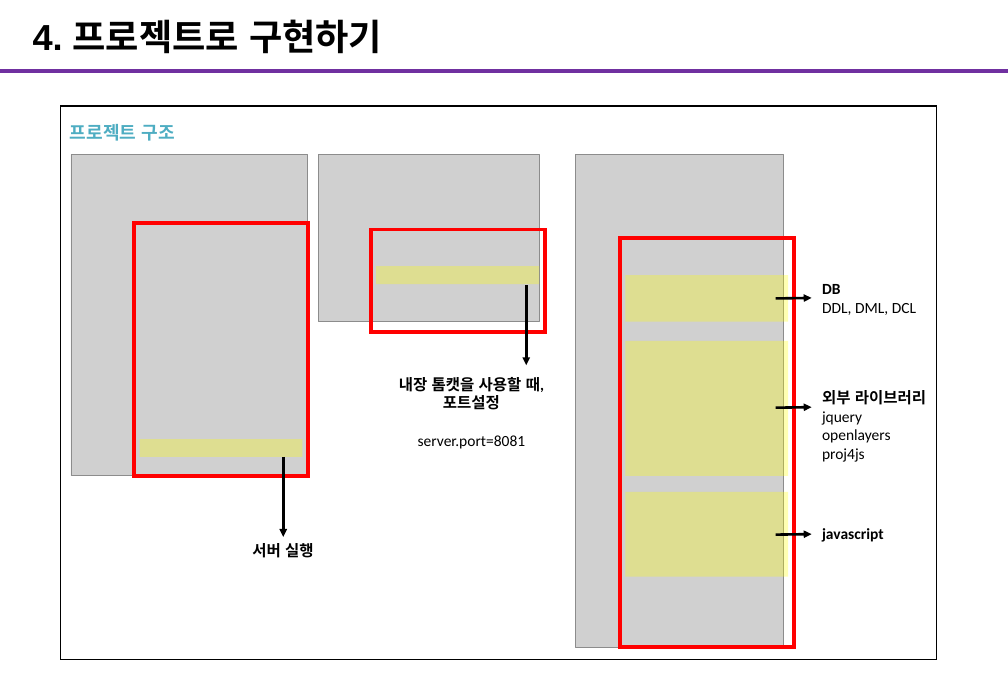
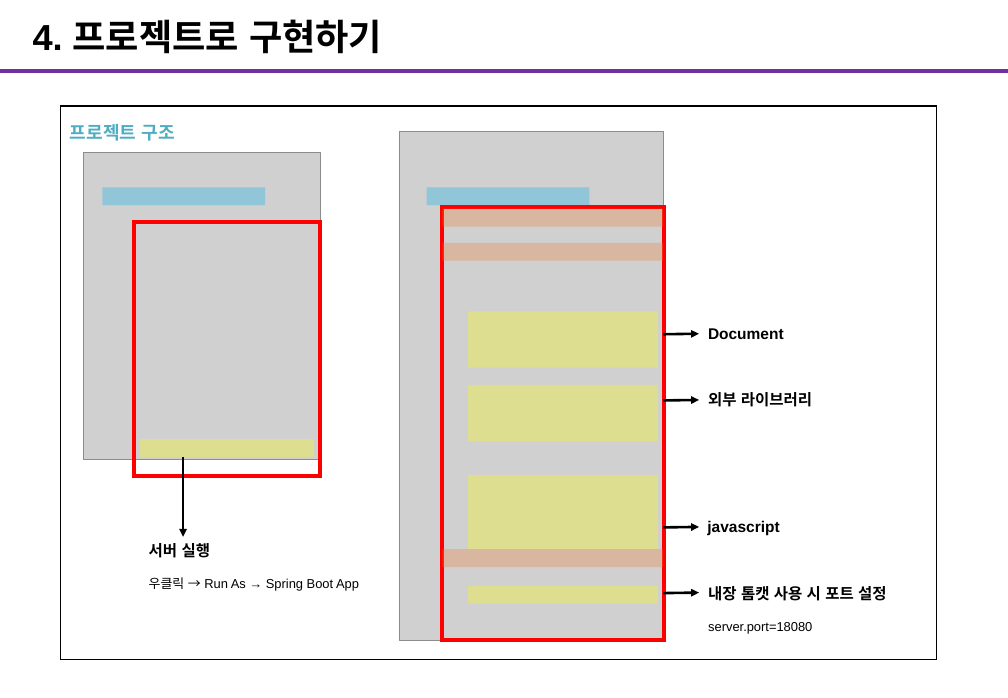
Before and after one commit to Gaia3D/gis-demo, a slide deck: slide 12 of src/main/resources/static/doc/openlayers_20190813.pptx (slide 11 before the commit). Drawn at 1008x698 pixels with LibreOffice and Linux fonts; fonts in the diff are those of the drawing; grey boxes stand for pictures. Boxes give left, top, right and bottom in pixels: in the first picture for what was removed or moved away, otherwise in the second. Text is boxed around its words. In the diff, an @@ line names an element or a change of style, - is before the commit and + after.

```diff
--- a/src/main/resources/static/doc/openlayers_20190813.pptx
+++ b/src/main/resources/static/doc/openlayers_20190813.pptx
@@ picture added at bbox=[399, 132, 664, 640] @@
@@ picture: place and size @@
-picture at bbox=[71, 155, 308, 477]
+picture at bbox=[84, 153, 320, 460]
@@ picture removed at bbox=[318, 155, 539, 322] @@
@@ picture removed at bbox=[576, 155, 784, 648] @@
@@ rectangle added at bbox=[102, 187, 265, 205], fill #00B0F0 at 30% opacity @@
@@ rectangle added at bbox=[426, 187, 589, 205], fill #00B0F0 at 30% opacity @@
@@ rectangle added at bbox=[442, 208, 663, 226], fill #ED7D31 at 30% opacity @@
@@ rectangle: place and size @@
-rectangle at bbox=[620, 238, 794, 648]
+rectangle at bbox=[443, 207, 665, 640]
@@ rectangle: place and size @@
-rectangle at bbox=[134, 223, 308, 476]
+rectangle at bbox=[134, 222, 320, 477]
@@ rectangle removed at bbox=[371, 230, 545, 333] @@
@@ rectangle added at bbox=[442, 243, 663, 261], fill #ED7D31 at 30% opacity @@
@@ arrow removed from (527, 286) to (527, 365) @@
@@ rectangle: place and size @@
-rectangle at bbox=[625, 276, 788, 322]
+rectangle at bbox=[468, 312, 658, 369]
@@ text at bbox=[708, 328, 784, 339]: text changed; font Calibri to Arial; bold on @@
-DB
-DDL, DML, DCL
+Document
@@ arrow moved from (776, 299) - (812, 298) to (664, 334) - (699, 334) @@
@@ rectangle: place and size @@
-rectangle at bbox=[625, 341, 788, 476]
+rectangle at bbox=[468, 385, 658, 441]
@@ text "외부 라이브러리" at bbox=[708, 392, 812, 407]: font Calibri to Arial @@
@@ text "외부 라이브러리": place and size @@
-text "외부 라이브러리" at bbox=[822, 390, 926, 462]
+text "외부 라이브러리" at bbox=[708, 392, 812, 407]
@@ arrow moved from (776, 408) - (812, 408) to (664, 400) - (699, 400) @@
@@ text at bbox=[822, 411, 891, 462]: paragraphs removed @@
-jquery
-openlayers
-proj4js
@@ rectangle: place and size @@
-rectangle at bbox=[140, 439, 302, 457]
+rectangle at bbox=[140, 439, 315, 457]
@@ arrow moved from (283, 457) - (283, 537) to (183, 457) - (183, 537) @@
@@ rectangle: place and size @@
-rectangle at bbox=[625, 492, 788, 577]
+rectangle at bbox=[468, 476, 658, 550]
@@ text "서버 실행": place and size @@
-text "서버 실행" at bbox=[252, 543, 313, 558]
+text "서버 실행" at bbox=[149, 543, 359, 591]
@@ arrow moved from (776, 534) - (812, 534) to (664, 528) - (699, 527) @@
@@ text "javascript": place and size @@
-text "javascript" at bbox=[822, 528, 884, 542]
+text "javascript" at bbox=[707, 520, 779, 535]
@@ text "javascript" at bbox=[707, 520, 779, 535]: font Calibri to Arial @@
@@ text at bbox=[149, 543, 210, 558]: font Calibri to Arial in "서버 실행"; alignment centre to left @@
@@ rectangle added at bbox=[442, 549, 663, 567], fill #ED7D31 at 30% opacity @@
@@ text at bbox=[149, 577, 359, 591]: paragraph added @@
+우클릭 → Run As → Spring Boot App
@@ rectangle: place and size @@
-rectangle at bbox=[376, 266, 539, 284]
+rectangle at bbox=[468, 585, 658, 603]
@@ arrow added from (664, 593) to (699, 593), #000000 2 pt @@
@@ text at bbox=[708, 586, 887, 634]: text changed; size 12 to 10 pt; font Calibri to Arial @@
-내장 톰캣을 사용할 때,
-포트설정
-server.port=8081
+내장 톰캣 사용 시 포트 설정
+server.port=18080
```
Also in this commit, not shown: 3 other slides changed, 4 slides added, 3 other files.
